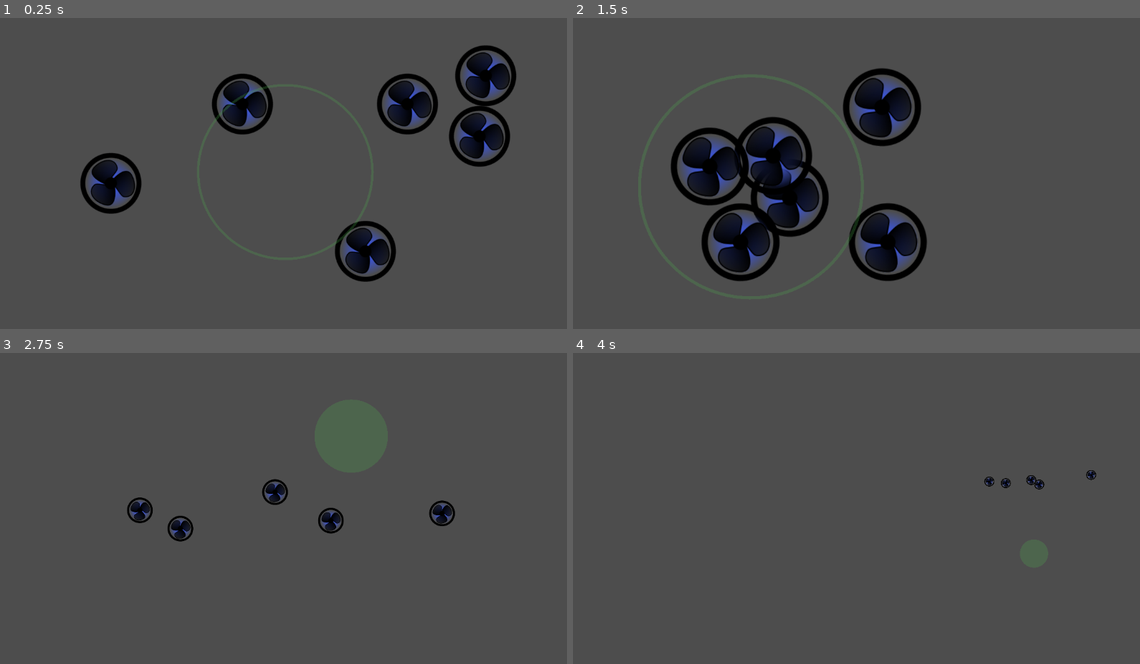
Above: before the commit, frames 1-4 (two rows, left to right).
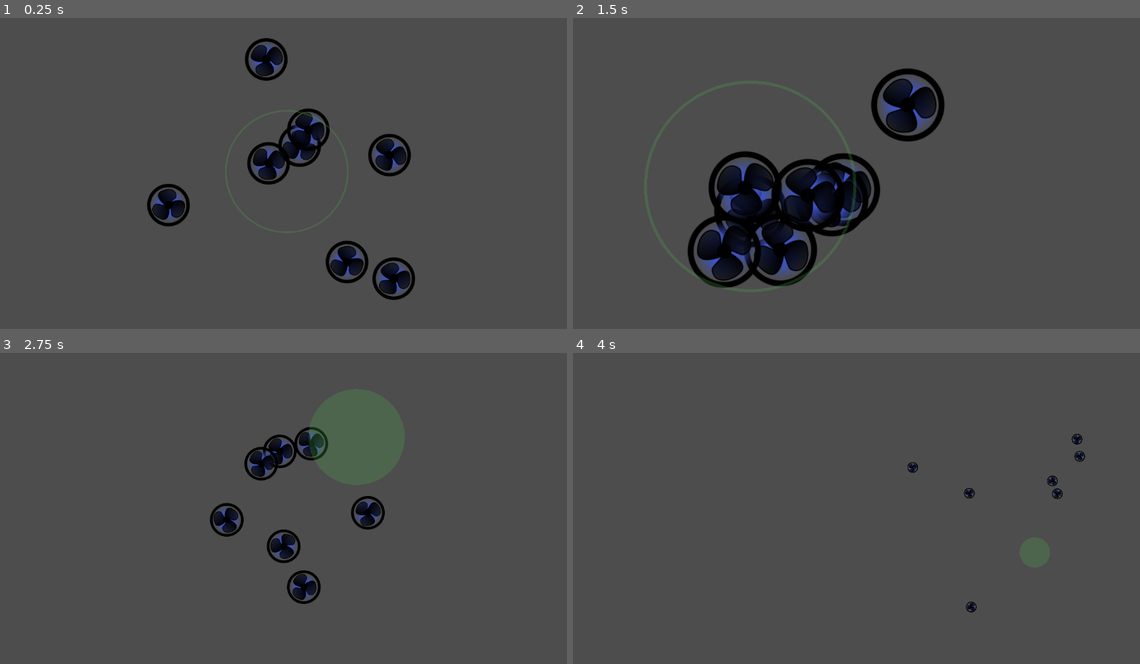
Above: after the commit, the same moments.

Repository: mgiuca/patient-zero
Game: Godot game, scene res://scenes/level.tscn
The game is run twice, just before and just after one commit, with the same random seed, the same clock (stepped at 60 frames per second) and the same inputs.
Inputs (mouse positions are in pixels of both pictures, inside the frame that each line leads up to):
- Up to frame 1 (0.25 s): no input
- Up to frame 2 (1.5 s): move the mouse to (986, 154) at 0.52 s; press the mouse at (986, 154) at 0.53 s; move the mouse to (743, 185) at 1.27 s; release the mouse at (743, 185) at 1.28 s; click (743, 185) at 1.35 s
- Up to frame 3 (2.75 s): move the mouse to (345, 436) at 2.02 s; press the mouse at (345, 436) at 2.03 s
- Up to frame 4 (4 s): move the mouse to (828, 570) at 2.77 s; release the mouse at (828, 570) at 2.78 s; click (828, 570) at 2.85 s; move the mouse to (1032, 555) at 3.52 s; press the mouse at (1032, 555) at 3.53 s

The runs differ from the first frame. In frame 1, 13% of the frame differs, in the area x 14-92%, y 6-91%; in frame 2, 15%, in the area x 17-66%, y 16-87%; in frame 3, 4.3%; in frame 4, 0.5%.

Commit message:
Dynamically instantiate bots instead of having them manually added in the editor.

Diff:
--- a/scenes/level.gd
+++ b/scenes/level.gd
@@ -1,18 +1,31 @@
 extends Node
+
+## The scene to instantiate a bot.
+@export var bot_scene : PackedScene
 
 ## Seek to this time (s) when starting the music.
 @export var music_start_time : float
 
-var bots : Array[Bot]
+var bots : Array[Bot] = []
 
 # Add this much around the edge of the bots when framing the camera.
 var zoom_margin : float = 150
 
 func _ready():
-  # TODO: Dynamic bots.
-  bots = [$Bot1, $Bot2, $Bot3, $Bot4, $Bot5, $Bot6]
+  $Music.seek(music_start_time)
 
-  $Music.seek(music_start_time)
+  # Spawn a bunch of bots.
+  for i in 8:
+    var pos = Vector2(randf_range(-500, 500), randf_range(-500, 500))
+    var rot = randf_range(0, TAU)
+    spawn_bot(pos, rot)
+
+func spawn_bot(position: Vector2, rotation : float):
+  var bot : Bot = bot_scene.instantiate()
+  bot.rotation = rotation
+  bot.position = position
+  bots.append(bot)
+  add_child(bot)
 
 func _process(delta):
   # Gets the mouse position in global coordinates, based on the location
--- a/scenes/level.tscn
+++ b/scenes/level.tscn
@@ -7,6 +7,7 @@
 
 [node name="Level" type="Node"]
 script = ExtResource("1_m0dy6")
+bot_scene = ExtResource("1_g5p31")
 music_start_time = 2.0
 
 [node name="Camera" type="Camera2D" parent="."]
@@ -15,24 +16,6 @@
 [node name="Cursor" parent="." instance=ExtResource("3_qt3ji")]
 z_index = 100
 
-[node name="Bot1" parent="." instance=ExtResource("1_g5p31")]
-position = Vector2(-319, -12)
-
-[node name="Bot2" parent="." instance=ExtResource("1_g5p31")]
-position = Vector2(223, 131)
-
-[node name="Bot3" parent="." instance=ExtResource("1_g5p31")]
-position = Vector2(-38, -180)
-
-[node name="Bot4" parent="." instance=ExtResource("1_g5p31")]
-position = Vector2(315, -180)
-
-[node name="Bot5" parent="." instance=ExtResource("1_g5p31")]
-position = Vector2(463, -116)
-
-[node name="Bot6" parent="." instance=ExtResource("1_g5p31")]
-position = Vector2(476, -237)
-
 [node name="Music" type="AudioStreamPlayer" parent="."]
 stream = ExtResource("4_2qv1h")
 autoplay = true
